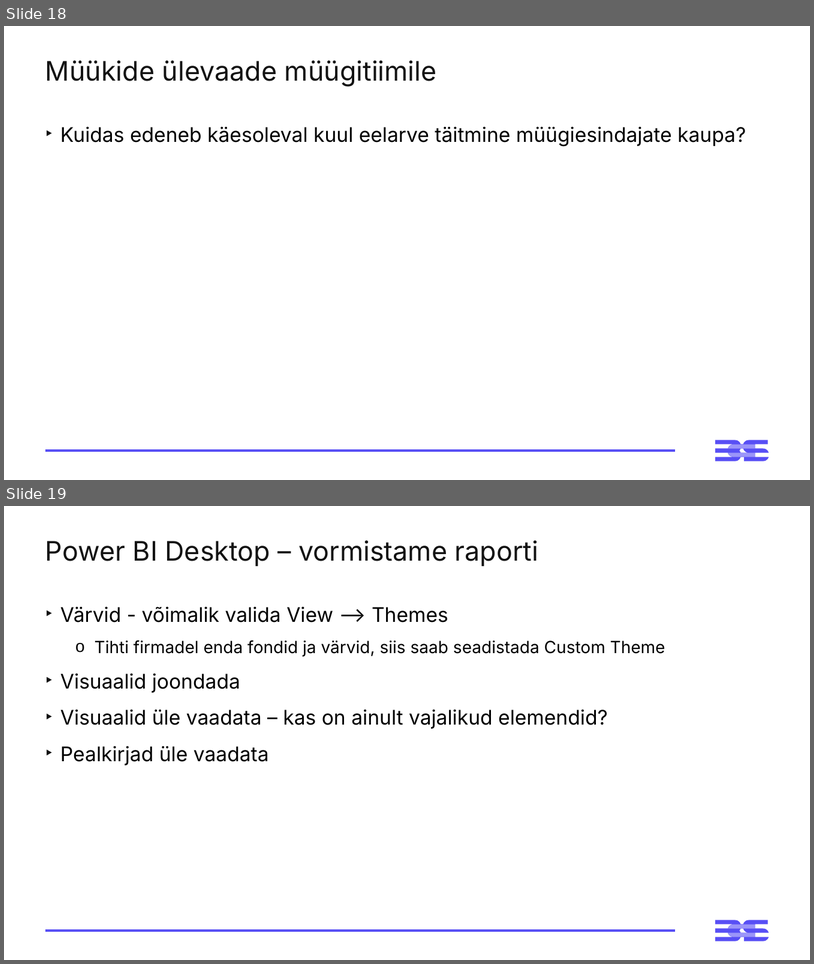
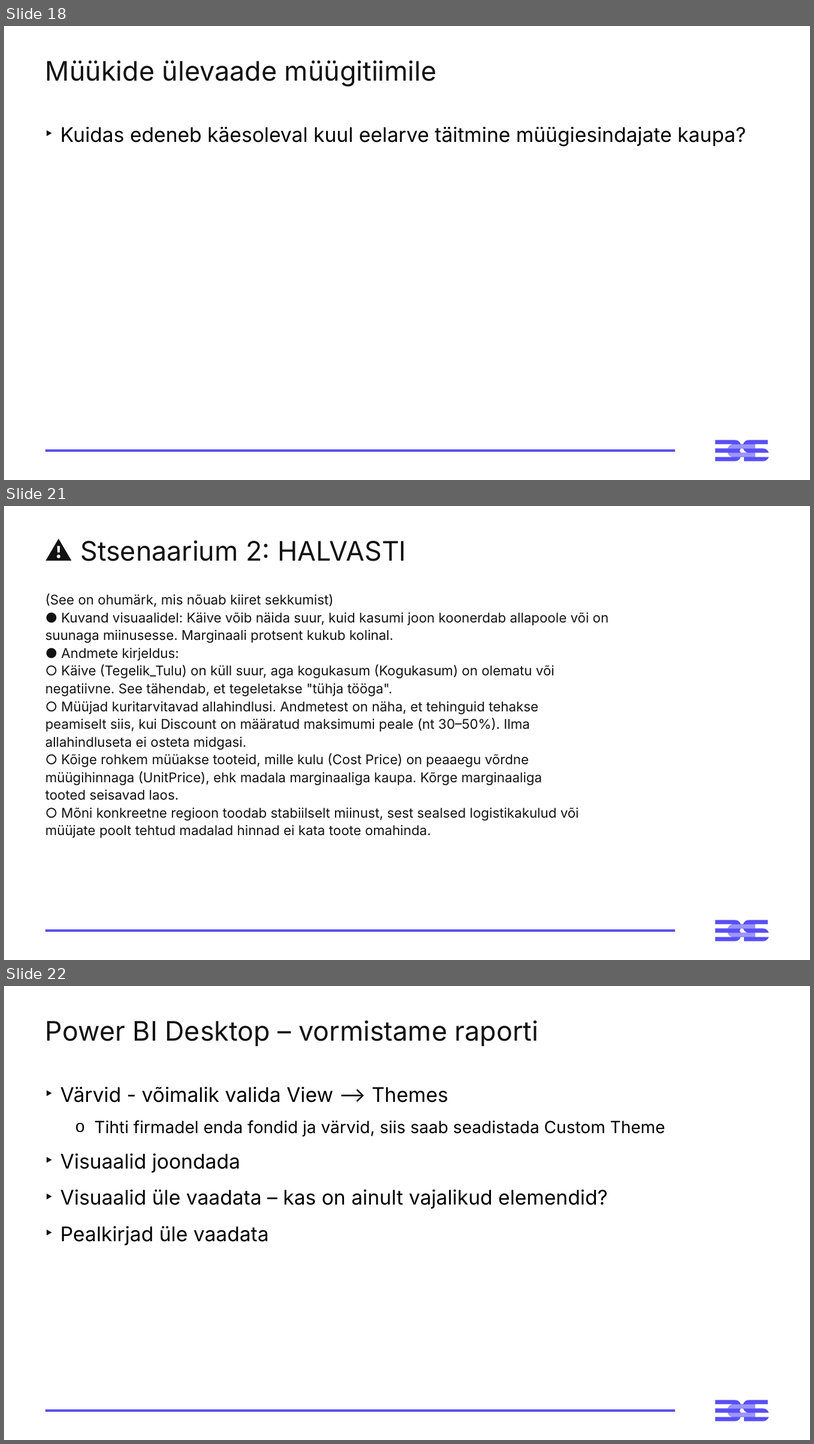
Before and after one commit to emilieabel/andmetarkus, a slide deck: Materjalid/Day3 M Visuaalid Andmelugu/3-paev-andmetarkus-esitlus.pptx. Shown one above the other, each under a label of ours: slides 18 and 19 before the commit, slides 18, 21 and 22 after it; the slides between them are not shown. The pictures are 814x964 and 814x1444 pixels, drawn with LibreOffice and Linux fonts; fonts in the diff are those of the drawing. Boxes give left, top, right and bottom in pixels: in the first picture for what was removed or moved away, otherwise in the second. Text is boxed around its words. In the diff, an @@ line names an element or a change of style, - is before the commit and + after.

```diff
--- a/Materjalid/Day3 M Visuaalid Andmelugu/3-paev-andmetarkus-esitlus.pptx
+++ b/Materjalid/Day3 M Visuaalid Andmelugu/3-paev-andmetarkus-esitlus.pptx
@@ slide 21 added at [4, 506, 810, 960], background #FFFFFF; not listed: 3 template elements that a slide beside it also shows @@
@@ title added at [80, 540, 407, 561], 32 pt, text #121212 @@
+⚠️ Stsenaarium 2: HALVASTI
@@ text added at [45, 593, 609, 838], 16 pt, text #121212 @@
+(See on ohumärk, mis nõuab kiiret sekkumist)
+● Kuvand visuaalidel: Käive võib näida suur, kuid kasumi joon koonerdab allapoole või on
+suunaga miinusesse. Marginaali protsent kukub kolinal.
+● Andmete kirjeldus:
+○ Käive (Tegelik_Tulu) on küll suur, aga kogukasum (Kogukasum) on olematu või
+negatiivne. See tähendab, et tegeletakse "tühja tööga".
+○ Müüjad kuritarvitavad allahindlusi. Andmetest on näha, et tehinguid tehakse
+peamiselt siis, kui Discount on määratud maksimumi peale (nt 30–50%). Ilma
+allahindluseta ei osteta midgasi.
+○ Kõige rohkem müüakse tooteid, mille kulu (Cost Price) on peaaegu võrdne
+müügihinnaga (UnitPrice), ehk madala marginaaliga kaupa. Kõrge marginaaliga
+tooted seisavad laos.
+○ Mõni konkreetne regioon toodab stabiilselt miinust, sest sealsed logistikakulud või
+müüjate poolt tehtud madalad hinnad ei kata toote omahinda.
@@ what was slide 19 is now slide 22 @@
```
Also in this commit, not shown: 2 other slides added, 3 other files.
